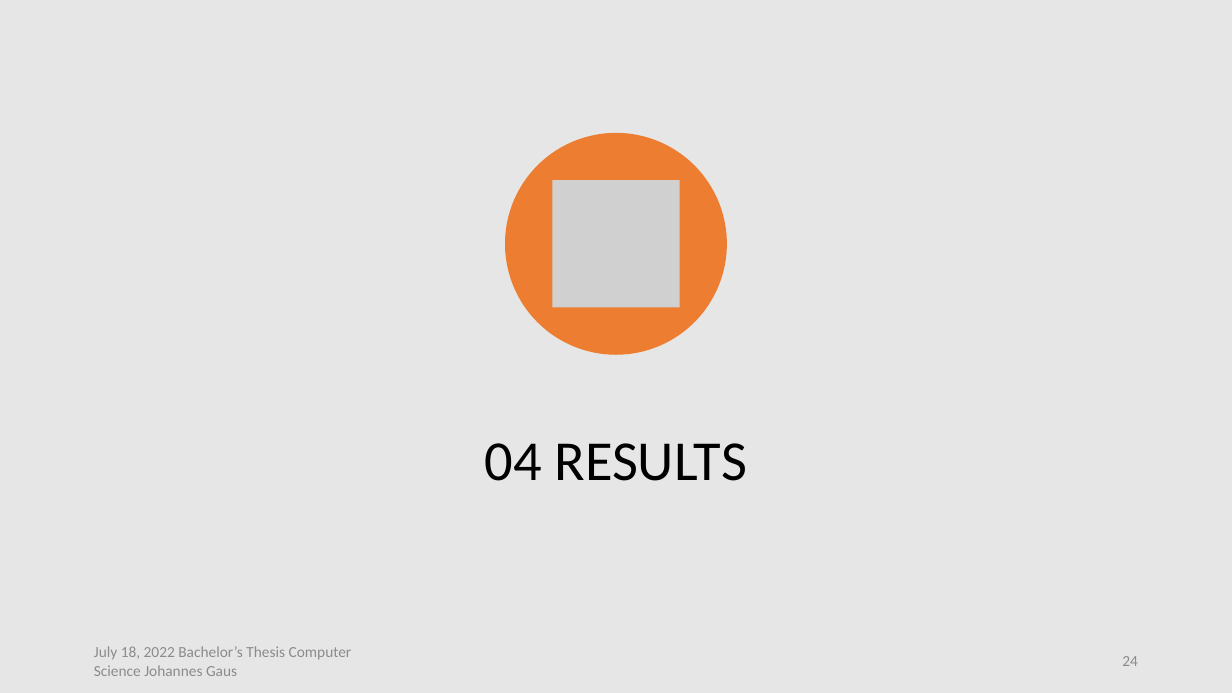
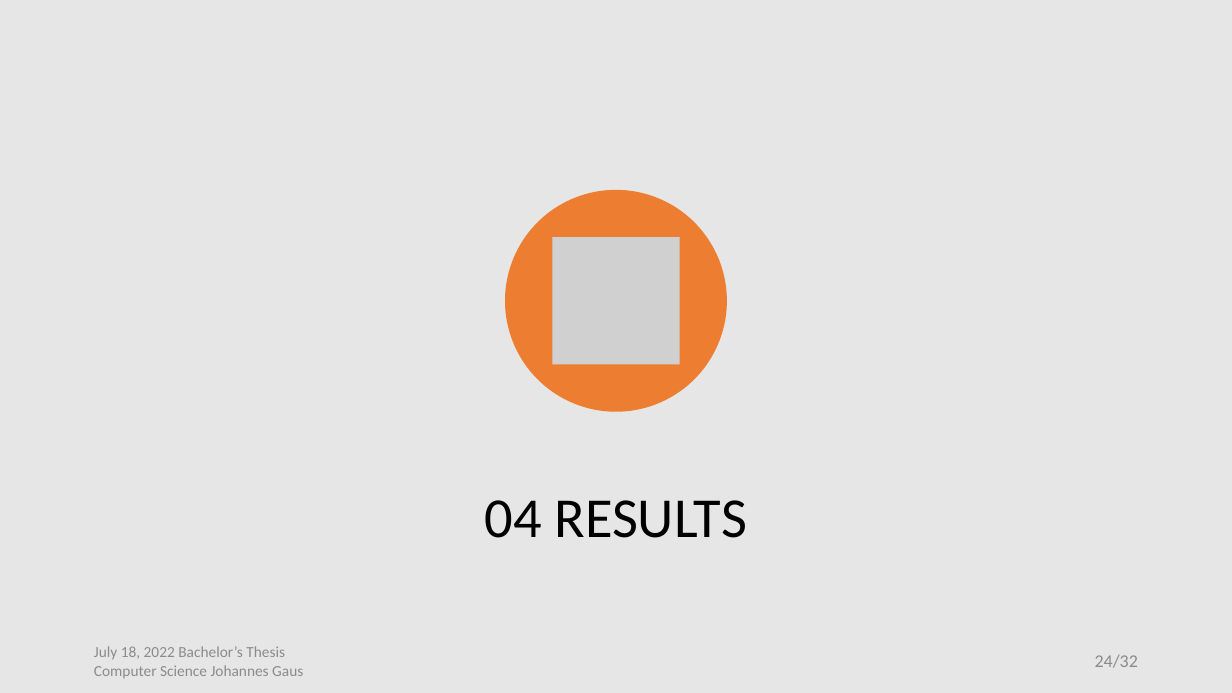
Before and after one commit to jo997/BA-WindPowerForecasting, a slide deck: slide 24 of thesis work/Thesis Defense/Thesis Defense.pptx. Drawn at 1232x693 pixels with LibreOffice and Linux fonts; fonts in the diff are those of the drawing; grey boxes stand for pictures. Boxes give left, top, right and bottom in pixels: in the first picture for what was removed or moved away, otherwise in the second. Text is boxed around its words. In the diff, an @@ line names an element or a change of style, - is before the commit and + after.

```diff
--- a/thesis work/Thesis Defense/Thesis Defense.pptx
+++ b/thesis work/Thesis Defense/Thesis Defense.pptx
@@ ellipse: place and size @@
-ellipse at [506, 133, 727, 355]
+ellipse at [506, 189, 727, 411]
@@ picture: place and size @@
-picture at [553, 180, 680, 308]
+picture at [553, 238, 680, 365]
@@ text "04 RESULTS": place and size @@
-text "04 RESULTS" at [485, 443, 747, 481]
+text "04 RESULTS" at [485, 500, 747, 538]
@@ text at [94, 646, 303, 678]: text changed @@
-July 18, 2022 Bachelor’s Thesis Computer Science Johannes Gaus
+July 18, 2022 Bachelor’s Thesis
+Computer Science Johannes Gaus
@@ page number at [1095, 655, 1138, 668]: text changed; size 12 to 14 pt @@
-24
+24/32
```
Also in this commit, not shown: 30 other slides changed, 23 other files.
